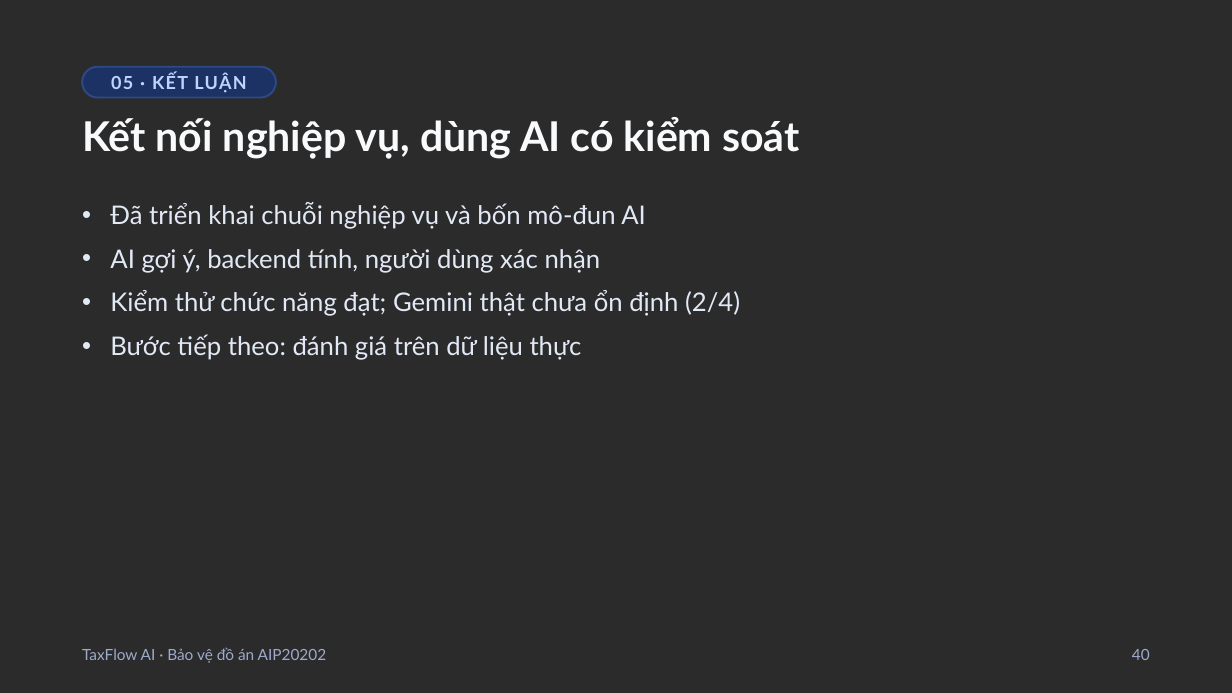
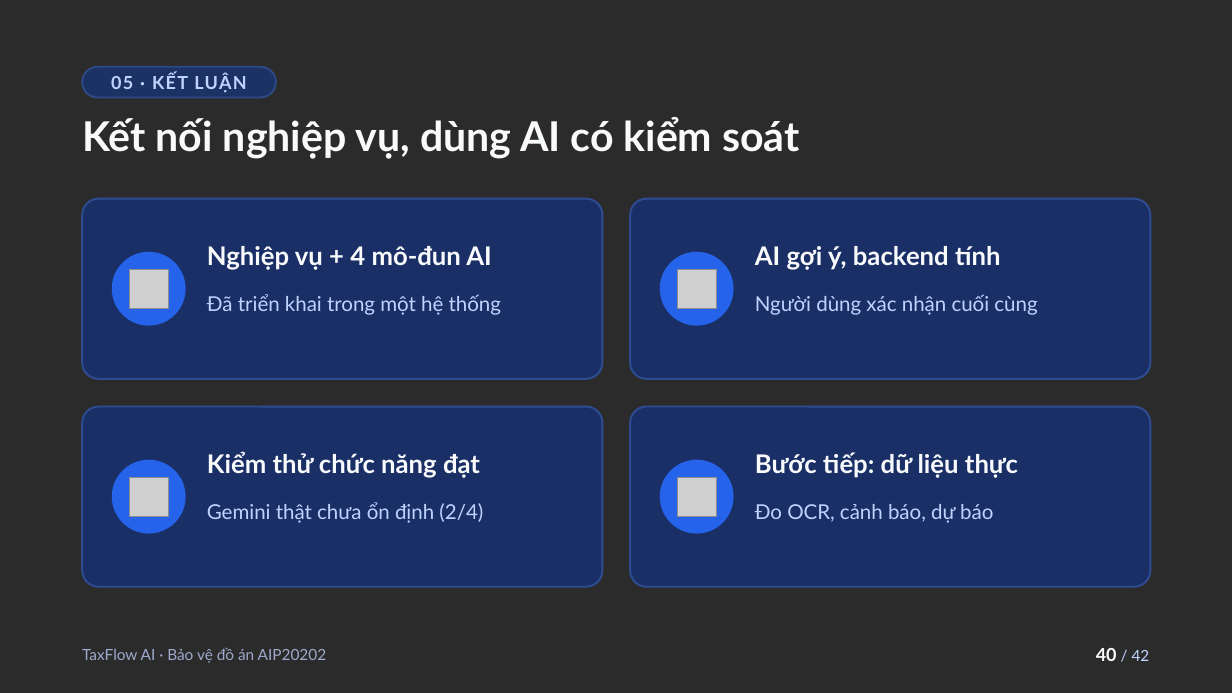
Before and after one commit to truongxuananh/taxflow-ai, a slide deck: slide 40 of TaxFlow-AI-Bao-ve-do-an.pptx. Drawn at 1232x693 pixels with LibreOffice and Linux fonts; fonts in the diff are those of the drawing; grey boxes stand for pictures; background and template pictures are left out; a plain dark background stands for a picture behind light text. Boxes give left, top, right and bottom in pixels: in the first picture for what was removed or moved away, otherwise in the second. Text is boxed around its words. In the diff, an @@ line names an element or a change of style, - is before the commit and + after.

```diff
--- a/TaxFlow-AI-Bao-ve-do-an.pptx
+++ b/TaxFlow-AI-Bao-ve-do-an.pptx
@@ rounded rectangle added at [82,199,603,379], fill #1A2F66, outline #2E4C93 1.5 pt @@
@@ text removed at [110,202,740,360] @@
-• Đã triển khai chuỗi nghiệp vụ và bốn mô-đun AI
-• AI gợi ý, backend tính, người dùng xác nhận
-• Kiểm thử chức năng đạt; Gemini thật chưa ổn định (2/4)
-• Bước tiếp theo: đánh giá trên dữ liệu thực
@@ rounded rectangle added at [630,199,1151,379], fill #1A2F66, outline #2E4C93 1.5 pt @@
@@ ellipse added at [112,251,186,325], fill #2563EB @@
@@ picture added at [129,269,168,308] @@
@@ text added at [207,246,491,270], 20 pt, text #F8FAFC, bold @@
+Nghiệp vụ + 4 mô-đun AI
@@ ellipse added at [660,251,734,325], fill #2563EB @@
@@ picture added at [677,269,716,308] @@
@@ text added at [755,246,1001,270], 20 pt, text #F8FAFC, bold @@
+AI gợi ý, backend tính
@@ text added at [207,294,501,315], 16 pt, text #BFD3FF @@
+Đã triển khai trong một hệ thống
@@ text added at [755,294,1037,315], 16 pt, text #BFD3FF @@
+Người dùng xác nhận cuối cùng
@@ rounded rectangle added at [82,407,603,587], fill #1A2F66, outline #2E4C93 1.5 pt @@
@@ rounded rectangle added at [630,407,1151,587], fill #1A2F66, outline #2E4C93 1.5 pt @@
@@ ellipse added at [112,459,186,533], fill #2563EB @@
@@ picture added at [129,478,168,517] @@
@@ text added at [207,451,480,478], 20 pt, text #F8FAFC, bold @@
+Kiểm thử chức năng đạt
@@ ellipse added at [660,459,734,533], fill #2563EB @@
@@ picture added at [677,478,716,517] @@
@@ text added at [755,452,1018,478], 20 pt, text #F8FAFC, bold @@
+Bước tiếp: dữ liệu thực
@@ text added at [207,502,483,523], 16 pt, text #BFD3FF @@
+Gemini thật chưa ổn định (2/4)
@@ text added at [755,504,993,523], 16 pt, text #BFD3FF @@
+Đo OCR, cảnh báo, dự báo
@@ page number at [1096,648,1150,661]: text changed; text colour #9DAACB to #BFD3FF @@
-40
+40 / 42
```
Also in this commit, not shown: 20 other slides changed.
